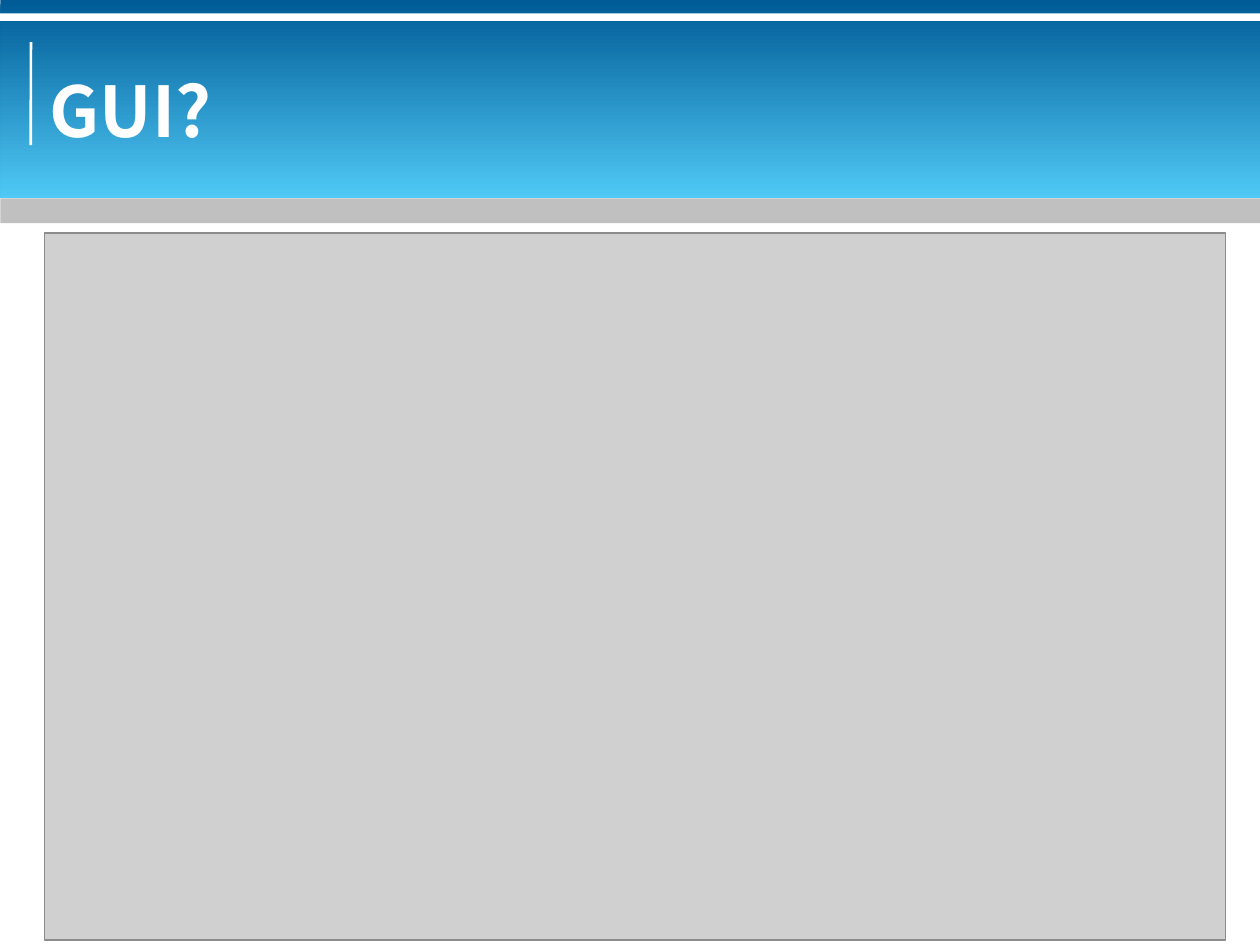
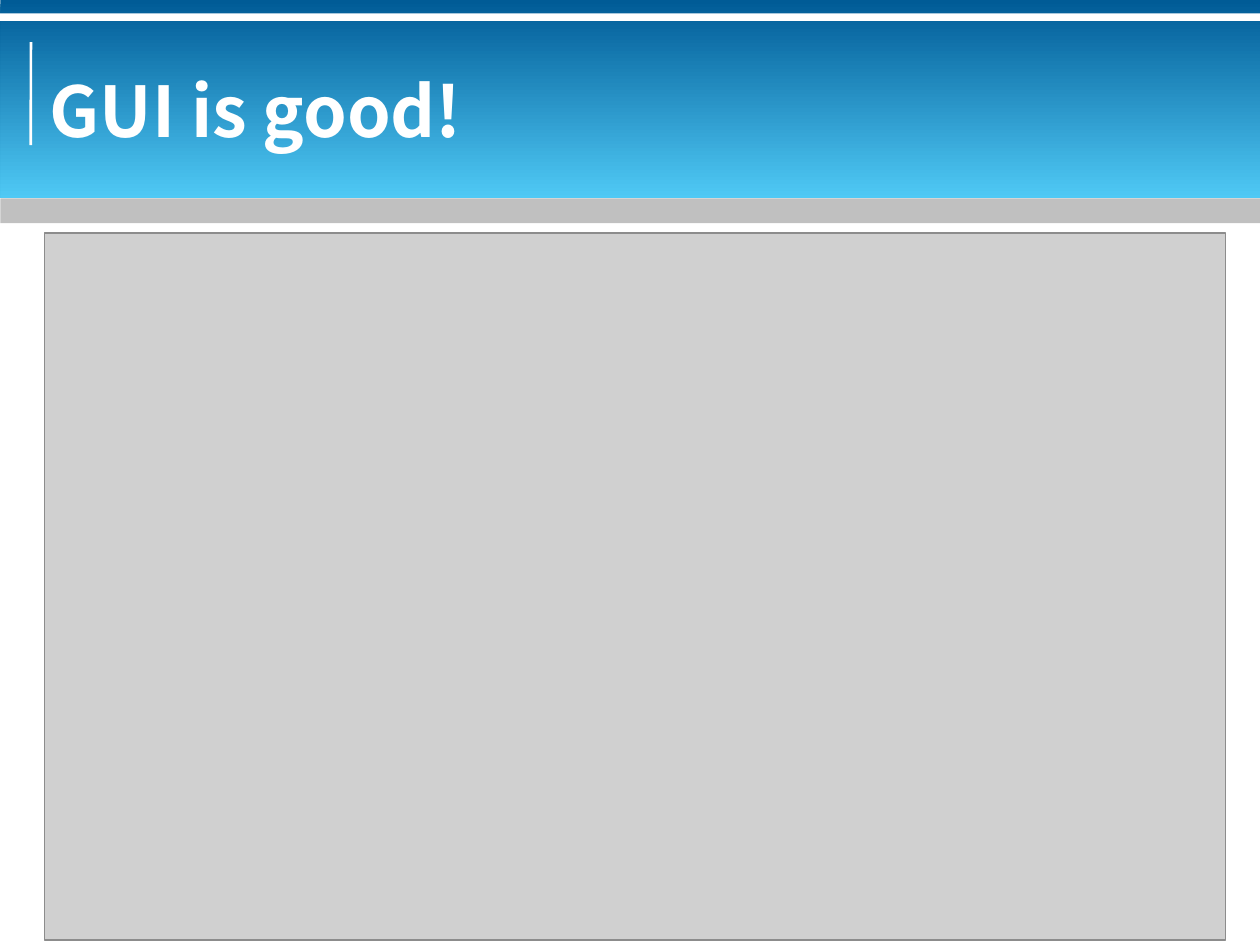
Before and after one commit to bluebat/.presentations, a slide deck: slide 2 of a-command-line-calculator-in-pure-bash.odp. Drawn at 1260x945 pixels with LibreOffice and Linux fonts; fonts in the diff are those of the drawing; grey boxes stand for pictures; background and template pictures are left out. Boxes give left, top, right and bottom in pixels: in the first picture for what was removed or moved away, otherwise in the second. Text is boxed around its words. In the diff, an @@ line names an element or a change of style, - is before the commit and + after.

```diff
--- a/a-command-line-calculator-in-pure-bash.odp
+++ b/a-command-line-calculator-in-pure-bash.odp
@@ title at [50, 80, 462, 154]: text changed @@
-GUI?
+GUI is good!
```
Also in this commit, not shown: 3 other slides changed, 1 slide added, 2 other files.
